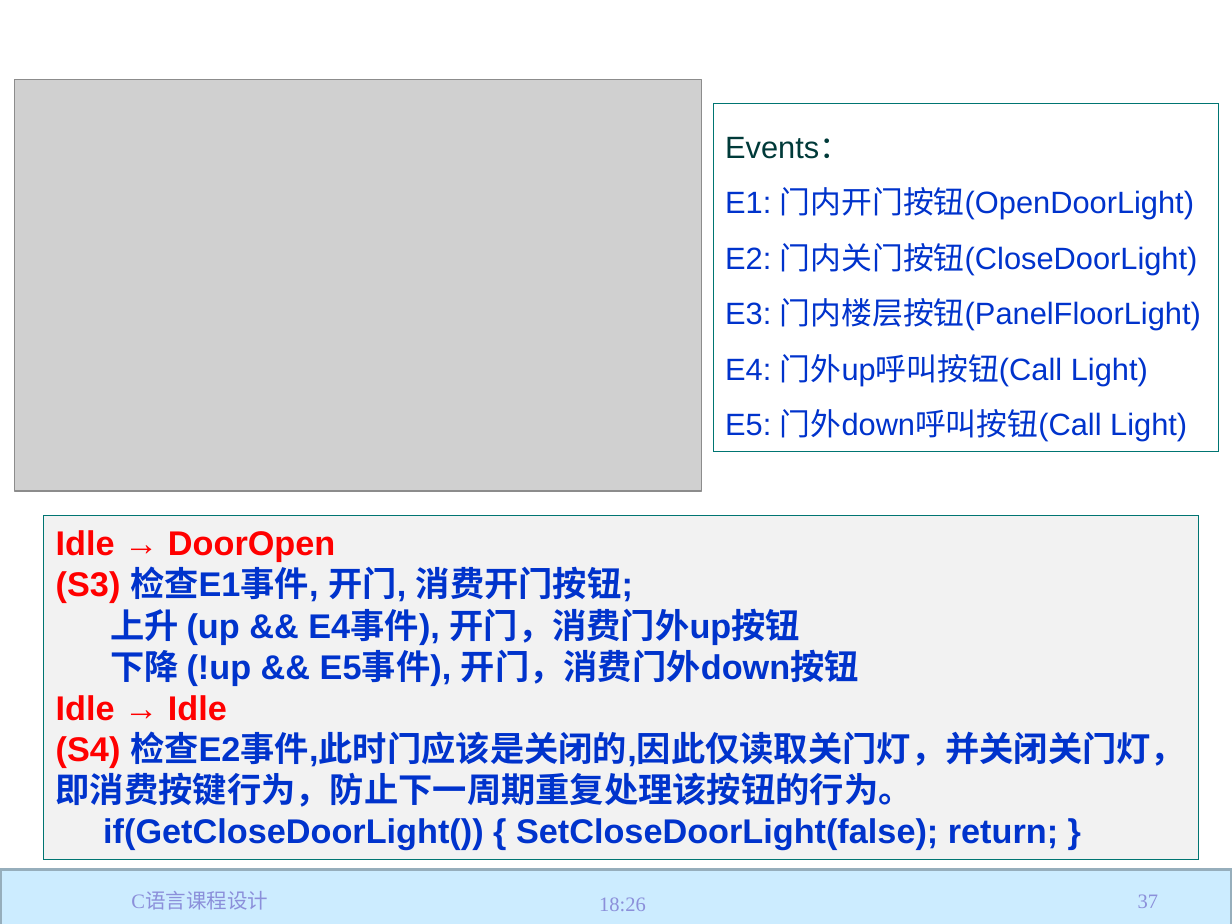
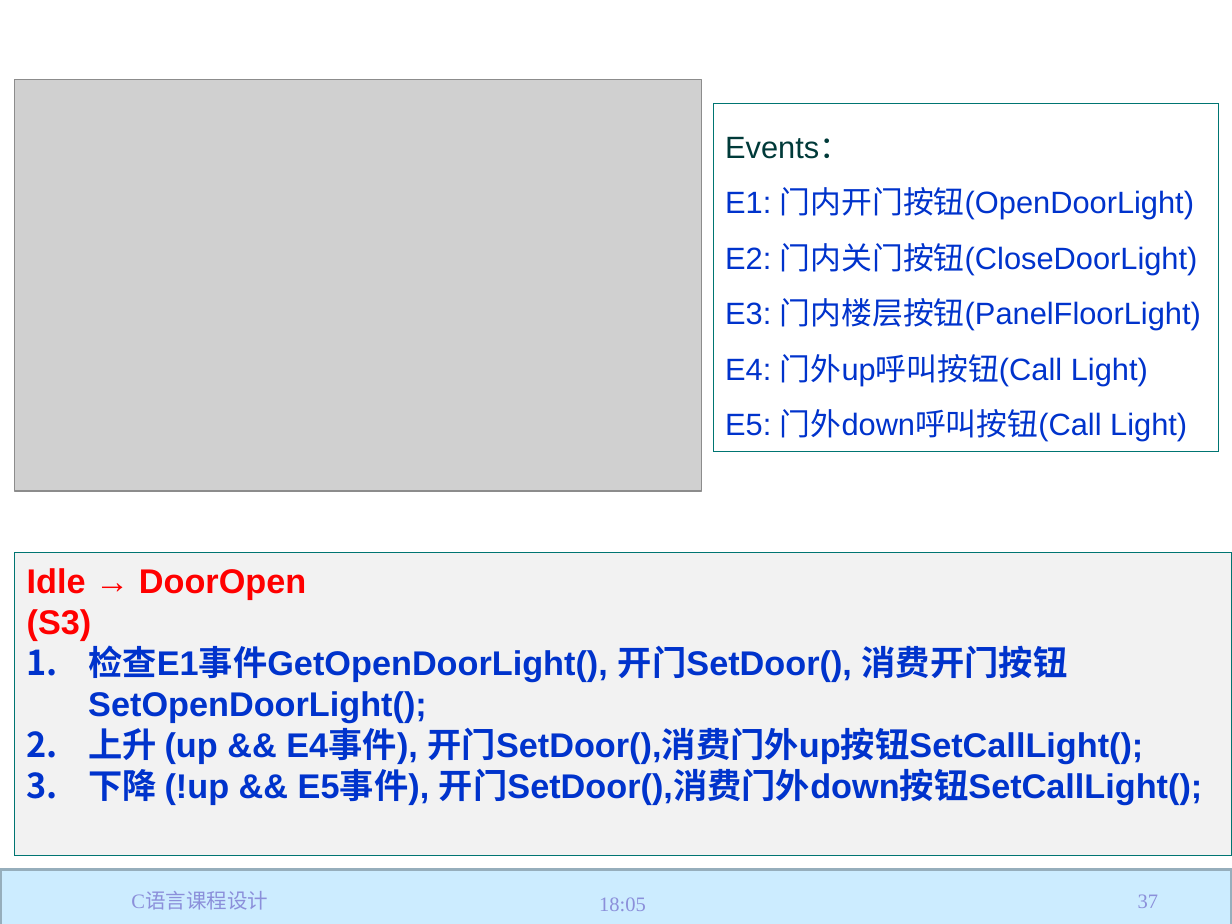
Before and after one commit to jtrfid/C-Repositories, a slide deck: slide 37 of 2017/C语言课程设计/C语言课程设计.pptx. Drawn at 1232x924 pixels with LibreOffice and Linux fonts; fonts in the diff are those of the drawing; grey boxes stand for pictures; background and template pictures are left out. Boxes give left, top, right and bottom in pixels: in the first picture for what was removed or moved away, otherwise in the second. Text is boxed around its words. In the diff, an @@ line names an element or a change of style, - is before the commit and + after.

```diff
--- a/2017/C语言课程设计/C语言课程设计.pptx
+++ b/2017/C语言课程设计/C语言课程设计.pptx
@@ rectangle "Idle → DoorOpen": place and size @@
-rectangle "Idle → DoorOpen" at (43, 516, 1198, 860)
+rectangle "Idle → DoorOpen" at (15, 553, 1232, 856)
@@ text in rectangle at (27, 609, 1202, 806): text changed @@
-(S3) 检查E1事件, 开门, 消费开门按钮;
-上升 (up && E4事件), 开门，消费门外up按钮
-下降 (!up && E5事件), 开门，消费门外down按钮
-Idle → Idle
-(S4) 检查E2事件,此时门应该是关闭的,因此仅读取关门灯，并关闭关门灯，即消费按键行为，防止下一周期重复处理该按钮的行为。
-if(GetCloseDoorLight()) { SetCloseDoorLight(false); return; }
+(S3)
+1. 检查E1事件GetOpenDoorLight(), 开门SetDoor(), 消费开门按钮SetOpenDoorLight();
+2. 上升 (up && E4事件), 开门SetDoor(),消费门外up按钮SetCallLight();
+3. 下降 (!up && E5事件), 开门SetDoor(),消费门外down按钮SetCallLight();
@@ text at (599, 897, 646, 911): text changed @@
-18:26
+18:05
```
Also in this commit, not shown: 53 other slides changed, 3 slides added, 2 other files.
